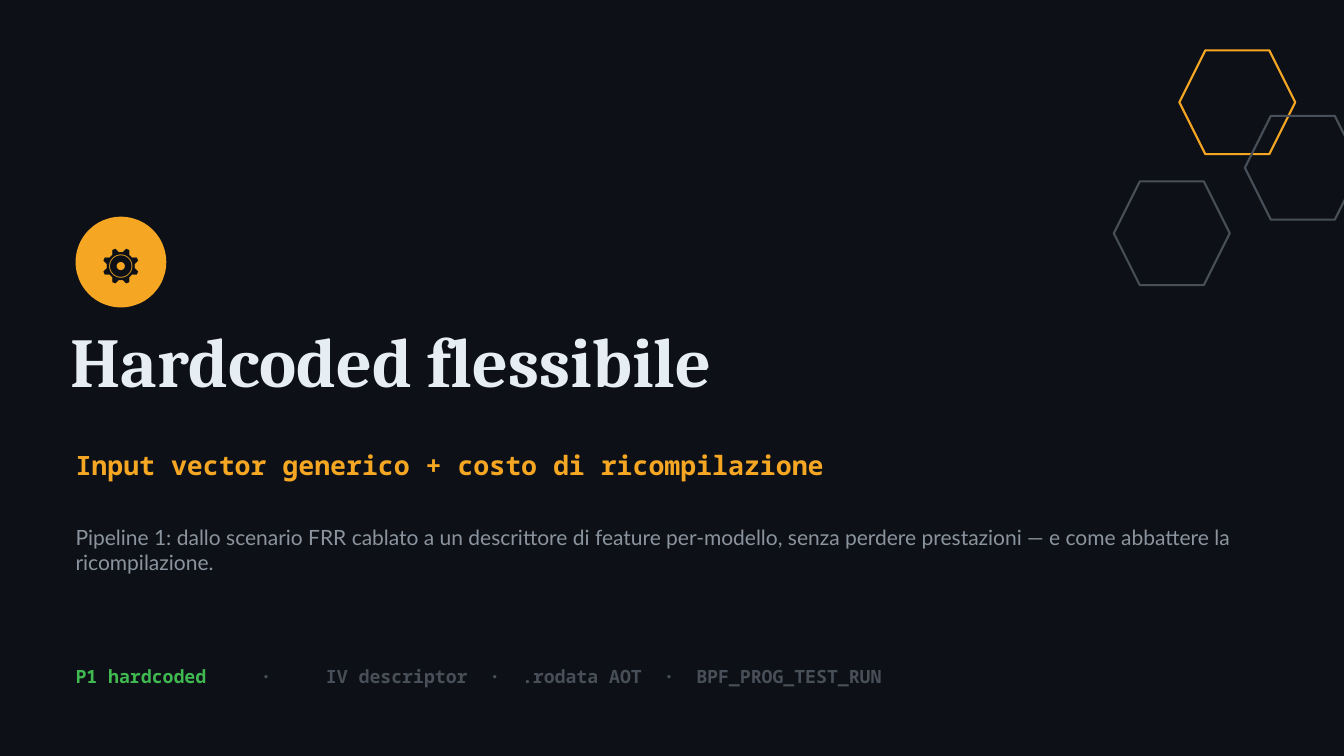
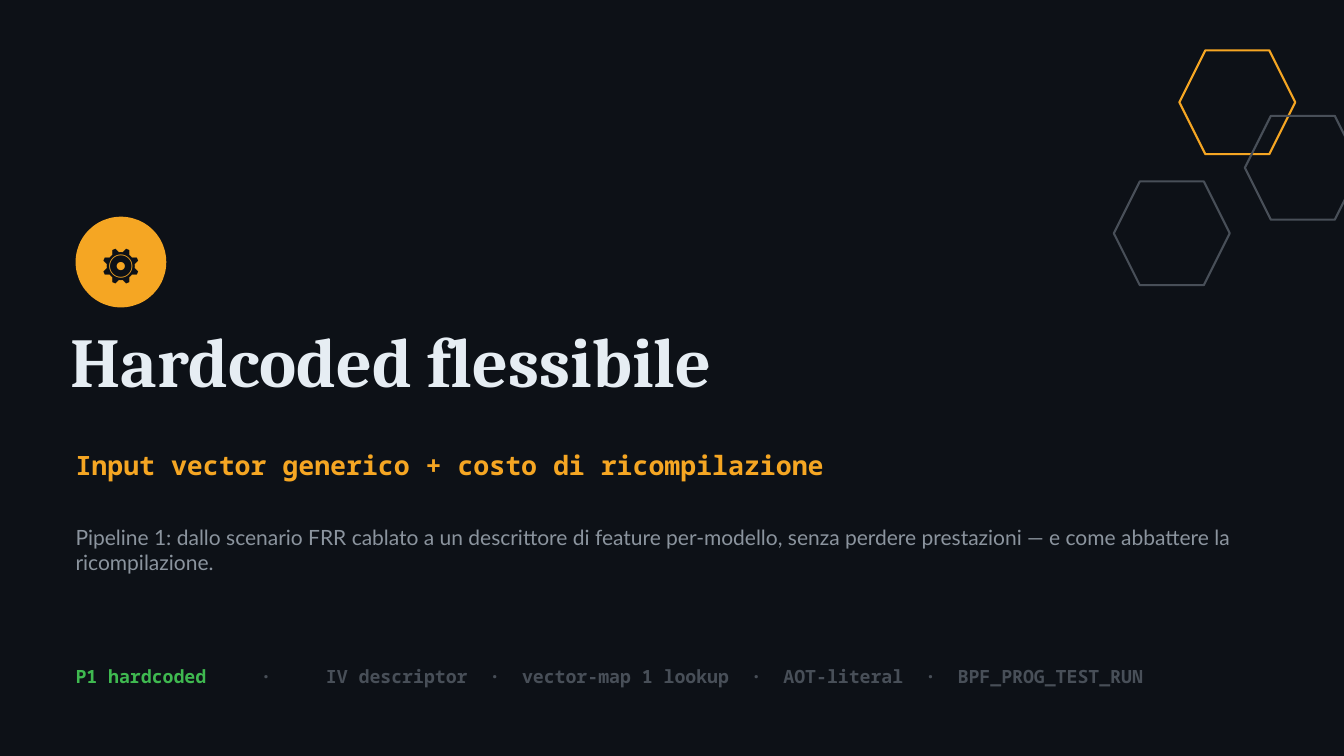
Before and after one commit to ettore-cantile/ipa_lab, a slide deck: slide 1 of docs/IPA_hardcoded_IV_ricompilazione.pptx. Drawn at 1344x756 pixels with LibreOffice and Linux fonts; fonts in the diff are those of the drawing. Boxes give left, top, right and bottom in pixels: in the first picture for what was removed or moved away, otherwise in the second. Text is boxed around its words. In the diff, an @@ line names an element or a change of style, - is before the commit and + after.

```diff
--- a/docs/IPA_hardcoded_IV_ricompilazione.pptx
+++ b/docs/IPA_hardcoded_IV_ricompilazione.pptx
@@ text at [76, 669, 1143, 687]: text changed @@
-P1 hardcoded · IV descriptor · .rodata AOT · BPF_PROG_TEST_RUN
+P1 hardcoded · IV descriptor · vector-map 1 lookup · AOT-literal · BPF_PROG_TEST_RUN
```
Also in this commit, not shown: 6 slides added, 3 slides removed.
